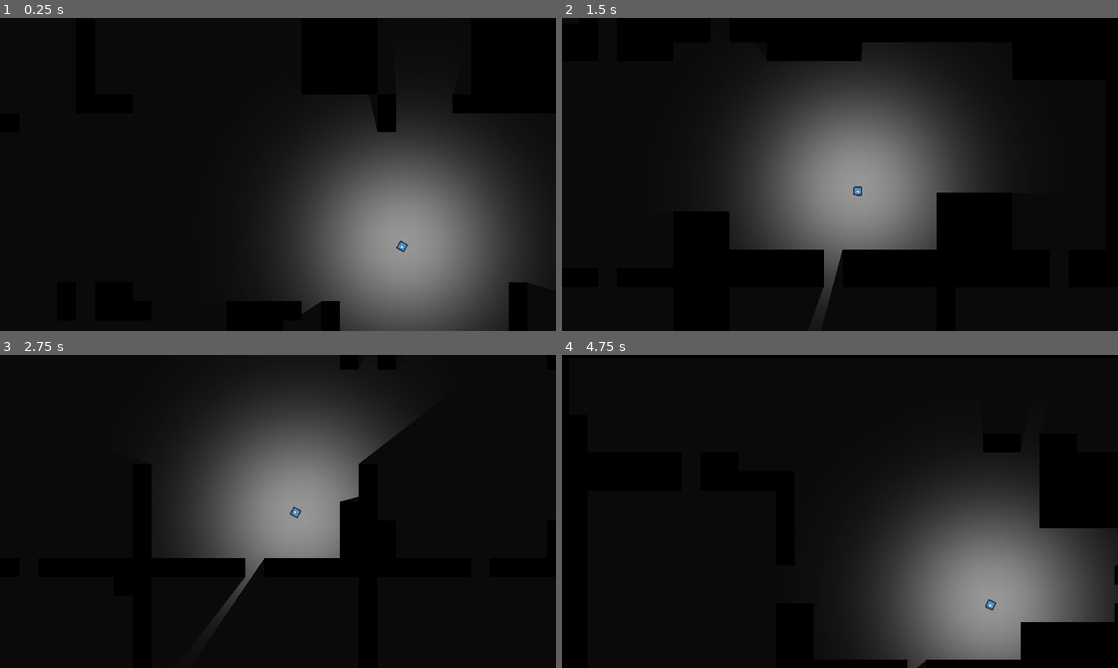
Above: before the commit, frames 1-4 (two rows, left to right).
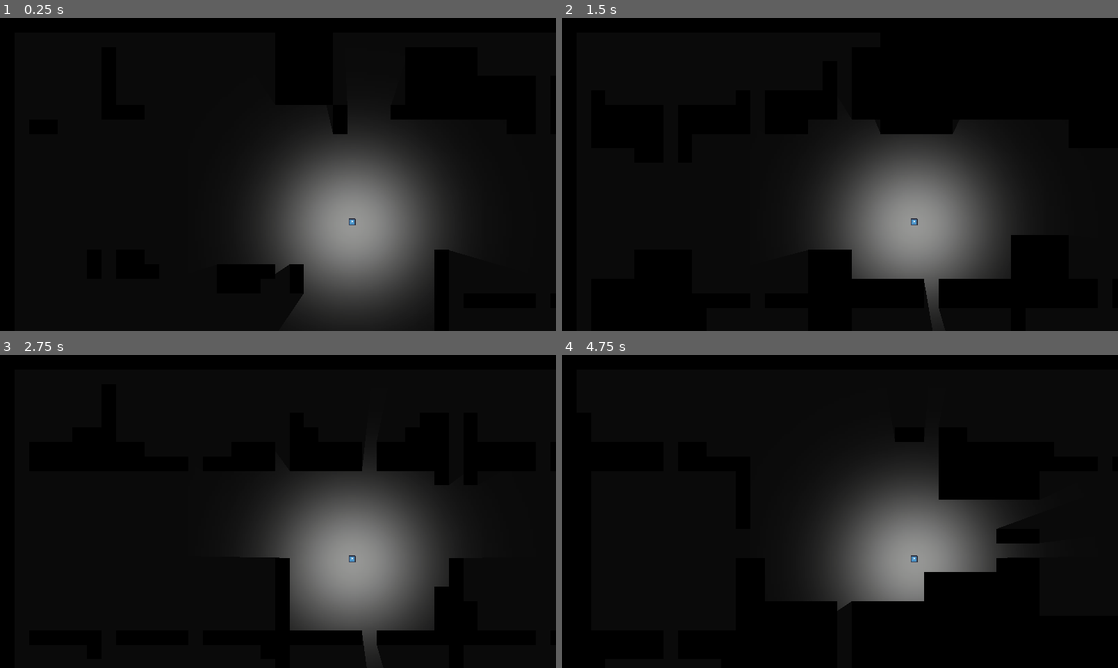
Above: after the commit, the same moments.

Repository: pezfisk/ObsidianTrails
Game: Godot game, scene res://main.tscn
Two runs of this game, one before a commit and one after it. Both use one fixed random seed, a clock stepped at 60 frames per second and the inputs below. The engine's default icon, where the game draws it, is replaced by a stand-in: a white triangle on a blue panel in a dark square.
Inputs (mouse positions are in pixels of both pictures, inside the frame that each line leads up to):
- Up to frame 1 (0.25 s): no input
- Up to frame 2 (1.5 s): tap Enter (ui_accept) at 0.5, 0.77 s; move the mouse to (962, 158) at 0.52 s; hold D (right) 0.53-1.28 s; tap C (CheckDB) at 0.6, 1.35 s; click (962, 158) at 0.67 s; move the mouse to (728, 190) at 1.27 s; hold S (down) from 1.28 s (still down); click (728, 190) at 1.42 s
- Up to frame 3 (2.75 s): tap Enter (ui_accept) at 1.52 s; move the mouse to (333, 442) at 2.02 s; release S (down) at 2.03 s; hold D (right) from 2.03 s (still down); tap C (CheckDB) at 2.1 s; click (333, 442) at 2.17 s
- Up to frame 4 (4.75 s): move the mouse to (812, 574) at 2.77 s; release D (right) at 2.78 s; hold W (up) 2.78-3.53 s; tap C (CheckDB) at 2.85, 3.6, 4.35 s; click (812, 574) at 2.92 s; tap Enter (ui_accept) at 3.02, 3.77, 4.52 s; move the mouse to (1006, 558) at 3.52 s; hold A (left) from 3.53 s (still down); click (1006, 558) at 3.67 s; move the mouse to (673, 464) at 4.27 s; click (673, 464) at 4.42 s

The runs differ from the first frame. In frame 1, 21% of the frame differs, in the area x 47-96%, y 25-100%; in frame 2, 27%; in frame 3, 27%, in the area x 29-82%, y 4-100%; in frame 4, 24%.
Error before the commit: Invalid call. Nonexistent function 'new' in base 'ConfigFile'. (res://Scripts/GunStates.gd:13)
Error after the commit: Parse Error: Identifier "Steam" not declared in the current scope. (res://Scripts/SteamInit.gd:14)

Commit message:
Started trying multiplayer

Diff:
--- a/Character/character.gd
+++ b/Character/character.gd
@@ -9,7 +9,7 @@
 
 @onready var shootTimer = $shootTimerDelay
 @onready var camera = $Camera2D
-
+var eDelta = 0
 
 # GUN LOGIC
 var shootDelayS : float = 0.1
@@ -41,40 +41,51 @@
 		#camera.zoom = Vector2(1,1)
 	return input
 
-func _physics_process(_delta):
-	var direction = get_input()
-	if direction.length() > 0:
-		velocity = velocity.lerp(direction.normalized() * speed, acceleration)
-	else:
-		velocity = velocity.lerp(Vector2(0,0), friction)
+func _physics_process(delta):
+	eDelta = delta
+	if is_multiplayer_authority():
+		var direction = get_input()
+		if direction.length() > 0:
+			velocity = velocity.lerp(direction.normalized() * speed, acceleration)
+		else:
+			velocity = velocity.lerp(Vector2(0,0), friction)
 
-	if Input.is_mouse_button_pressed(MOUSE_BUTTON_LEFT) && shootTimer.is_stopped():
-		var pelletC = 0
-		while pelletC < pellets:
-			var b = Bullet.instantiate()
-			b.add_to_group("Bullets")
-			get_parent().add_child(b)
-			b.global_position = $Muzzle.global_position
-			b.global_rotation = $Muzzle.global_rotation + deg_to_rad(randi_range(-spread,spread))
-			#print(gunStats[0])
-			b.scale.x = 0.255 / 2
-			b.scale.y = 0.045 / 2
-			shootTimer.start(shootDelayS)
-			pelletC += 1
+		if Input.is_mouse_button_pressed(MOUSE_BUTTON_LEFT) && shootTimer.is_stopped():
+			var pelletC = 0
+			while pelletC < pellets:
+				var b = Bullet.instantiate()
+				b.add_to_group("Bullets")
+				get_parent().add_child(b)
+				b.global_position = $Muzzle.global_position
+				b.global_rotation = $Muzzle.global_rotation + deg_to_rad(randi_range(-spread,spread))
+				#print(gunStats[0])
+				b.scale.x = 0.255 / 2
+				b.scale.y = 0.045 / 2
+				shootTimer.start(shootDelayS)
+				pelletC += 1
 
-	if Input.is_action_just_pressed("CheckDB"):
-		if a < gunSelection.size() - 1:
-			a += 1
-		else:
-			a = 0
-		GunStates.selectGun(gunSelection[a])
-		gunStats = GunStates.getCurrentGunStats()
-		print(gunStats)
-		shootDelayS = gunStats[0]
-		pellets = gunStats[4]
-		spread = gunStats[3]
-		shootTimer.stop()
+		if Input.is_action_just_pressed("CheckDB"):
+			if a < gunSelection.size() - 1:
+				a += 1
+			else:
+				a = 0
+			GunStates.selectGun(gunSelection[a])
+			gunStats = GunStates.getCurrentGunStats()
+			print(gunStats)
+			shootDelayS = gunStats[0]
+			pellets = gunStats[4]
+			spread = gunStats[3]
+			shootTimer.stop()
 
-	look_at(get_global_mouse_position())
+		look_at(get_global_mouse_position())
 
 	move_and_slide()
+
+func _enter_tree():
+	set_multiplayer_authority(name.to_int())
+	$Camera2D.enabled = is_multiplayer_authority()
+
+@rpc("unreliable", "any_peer", "call_local") func updatePos(id, pos):
+	if !is_multiplayer_authority():
+		if name == id:
+			position = lerp(position, pos, eDelta * 15)
--- /dev/null
+++ b/Scenes/main_menu.tscn
@@ -0,0 +1,35 @@
+[gd_scene load_steps=3 format=3 uid="uid://bplr7w4im82bp"]
+
+[ext_resource type="Script" path="res://Scripts/main_menu.gd" id="1_vijy2"]
+[ext_resource type="PackedScene" uid="uid://c1nvnd3u2uf1h" path="res://Character/character.tscn" id="2_udoyu"]
+
+[node name="main_menu" type="Node2D"]
+script = ExtResource("1_vijy2")
+player_scene = ExtResource("2_udoyu")
+
+[node name="Camera2D" type="Camera2D" parent="."]
+position = Vector2(1000, 500)
+
+[node name="Host" type="Button" parent="."]
+offset_left = 881.0
+offset_top = 246.0
+offset_right = 1107.0
+offset_bottom = 331.0
+size_flags_horizontal = 4
+text = "HOST"
+
+[node name="Join" type="Button" parent="."]
+offset_left = 889.0
+offset_top = 354.0
+offset_right = 1115.0
+offset_bottom = 439.0
+size_flags_horizontal = 4
+text = "JOIN
+"
+
+[node name="MultiplayerSpawner" type="MultiplayerSpawner" parent="."]
+_spawnable_scenes = PackedStringArray("res://Character/character.tscn")
+spawn_path = NodePath("..")
+
+[connection signal="pressed" from="Host" to="." method="_on_host_pressed"]
+[connection signal="pressed" from="Join" to="." method="_on_join_pressed"]
--- /dev/null
+++ b/Scripts/SteamInit.gd
@@ -0,0 +1,20 @@
+extends Node
+
+var STEAM_APP_ID : int = 480
+
+func _init() -> void:
+	# Set Steam app ID
+	OS.set_environment("SteamAppId", str(STEAM_APP_ID))
+	OS.set_environment("SteamGameId", str(STEAM_APP_ID))
+
+func _ready():
+	_initialize_Steam()
+
+func _initialize_Steam():
+	var INIT : Dictionary = Steam.steamInitEx(true)
+	print("Did Steam initialize? "+str(INIT))
+	if INIT['status'] > 0:
+		print("Failed to initialize Steam. "+str(INIT['verbal'])+" Shutting down...")
+		get_tree().quit()
+
+	Steam.run_callbacks()
--- /dev/null
+++ b/Scripts/SteamLobby.gd
@@ -0,0 +1,86 @@
+extends Node
+
+func _ready() -> void:
+	Steam.p2p_session_request.connect(_on_P2P_Session_Request)
+	Steam.p2p_session_connect_fail.connect(_on_P2P_Session_Connect_Fail)
+
+	# Check for command line arguments
+	_check_Command_Line()
+
+
+func _process(_delta) -> void:
+	Steam.run_callbacks()
+
+	# If the player is connected, read packets
+	if LOBBY_ID > 0:
+		_read_P2P_Packet()
+
+func _read_All_P2P_Packets(read_count: int = 0):
+	if read_count >= PACKET_READ_LIMIT:
+		return
+	if Steam.getAvailableP2PPacketSize(0) > 0:
+		_read_P2P_Packet()
+		_read_All_P2P_Packets(read_count + 1)
+
+func _on_P2P_Session_Request(remote_id: int) -> void:
+	# Get the requester's name
+	var REQUESTER: String = Steam.getFriendPersonaName(remote_id)
+
+	# Accept the P2P session; can apply logic to deny this request if needed
+	Steam.acceptP2PSessionWithUser(remote_id)
+
+	# Make the initial handshake
+	_make_P2P_Handshake()
+
+
+func _read_P2P_Packet() -> void:
+	var PACKET_SIZE: int = Steam.getAvailableP2PPacketSize(0)
+
+	# There is a packet
+	if PACKET_SIZE > 0:
+		var PACKET: Dictionary = Steam.readP2PPacket(PACKET_SIZE, 0)
+
+		if PACKET.is_empty() or PACKET == null:
+			print("WARNING: read an empty packet with non-zero size!")
+
+		# Get the remote user's ID
+		var PACKET_SENDER: int = PACKET['steam_id_remote']
+
+		# Make the packet data readable
+		var PACKET_CODE: PackedByteArray = PACKET['data']
+		# Decompress the array before turning it into a useable dictionary
+		var READABLE: Dictionary = bytes_to_var(PACKET_CODE.decompress_dynamic(-1, File.COMPRESSION_GZIP))
+
+		# Print the packet to output
+		print("Packet: "+str(READABLE))
+
+		# Append logic here to deal with packet data
+
+func _on_P2P_Session_Connect_Fail(steamID: int, session_error: int) -> void:
+	# If no error was given
+	if session_error == 0:
+		print("WARNING: Session failure with "+str(steamID)+" [no error given].")
+
+	# Else if target user was not running the same game
+	elif session_error == 1:
+		print("WARNING: Session failure with "+str(steamID)+" [target user not running the same game].")
+
+	# Else if local user doesn't own app / game
+	elif session_error == 2:
+		print("WARNING: Session failure with "+str(steamID)+" [local user doesn't own app / game].")
+
+	# Else if target user isn't connected to Steam
+	elif session_error == 3:
+		print("WARNING: Session failure with "+str(steamID)+" [target user isn't connected to Steam].")
+
+	# Else if connection timed out
+	elif session_error == 4:
+		print("WARNING: Session failure with "+str(steamID)+" [connection timed out].")
+
+	# Else if unused
+	elif session_error == 5:
+		print("WARNING: Session failure with "+str(steamID)+" [unused].")
+
+	# Else no known error
+	else:
+		print("WARNING: Session failure with "+str(steamID)+" [unknown error "+str(session_error)+"].")
--- /dev/null
+++ b/Scripts/main_menu.gd
@@ -0,0 +1,33 @@
+extends Node2D
+
+var peer = ENetMultiplayerPeer.new()
+@export var player_scene : PackedScene
+@onready var cam = $Camera2D
+
+func _on_host_pressed():
+	peer.create_server(123)
+	multiplayer.multiplayer_peer = peer
+	multiplayer.peer_connected.connect(add_player)
+	add_player()
+	cam.enabled = false
+
+
+func _on_join_pressed():
+	peer.create_client("127.0.0.1", 123)
+	multiplayer.multiplayer_peer = peer
+	cam.enabled = false
+
+func add_player(id = 1):
+	var player = player_scene.instantiate()
+	player.name = str(id)
+	call_deferred("add_child", player)
+
+func exit_game(id):
+	multiplayer.peer_disconnected.connect(del_player)
+	del_player(id)
+
+func del_player(id):
+	rpc("_del_player", id)
+
+@rpc("any_peer", "call_local") func _del_player(id):
+	get_node(str(id)).queue_free()
--- a/project.godot
+++ b/project.godot
@@ -20,9 +20,11 @@
 
 GunStates="*res://Scripts/GunStates.gd"
 GLOBALS="*res://Scripts/globals.gd"
+SteamInit="*res://Scripts/SteamInit.gd"
 
 [debug]
 
+file_logging/enable_file_logging=true
 settings/stdout/print_fps=true
 
 [display]
Not shown, changed: export_presets.cfg
Not shown, added: addons/godotsteam/godotsteam.gdextension
Not shown, added: addons/godotsteam/linux32/libgodotsteam.debug.x86_32.so
Not shown, added: addons/godotsteam/linux32/libgodotsteam.x86_32.so
Not shown, added: addons/godotsteam/linux32/libsteam_api.so
Not shown, added: addons/godotsteam/linux64/libgodotsteam.debug.x86_64.so
Not shown, added: addons/godotsteam/linux64/libgodotsteam.x86_64.so
Not shown, added: addons/godotsteam/linux64/libsteam_api.so
Not shown, added: addons/godotsteam/osx/libgodotsteam.debug.framework/libgodotsteam.debug
Not shown, added: addons/godotsteam/osx/libgodotsteam.debug.framework/libsteam_api.dylib
Not shown, added: addons/godotsteam/osx/libgodotsteam.framework/libgodotsteam
Not shown, added: addons/godotsteam/osx/libgodotsteam.framework/libsteam_api.dylib
(and 7 more such lines)
